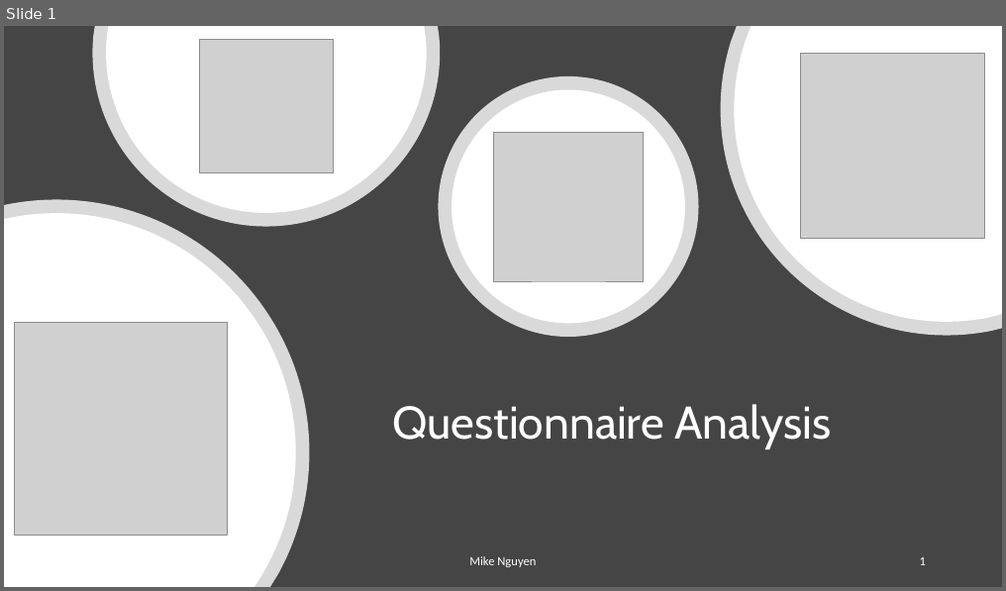
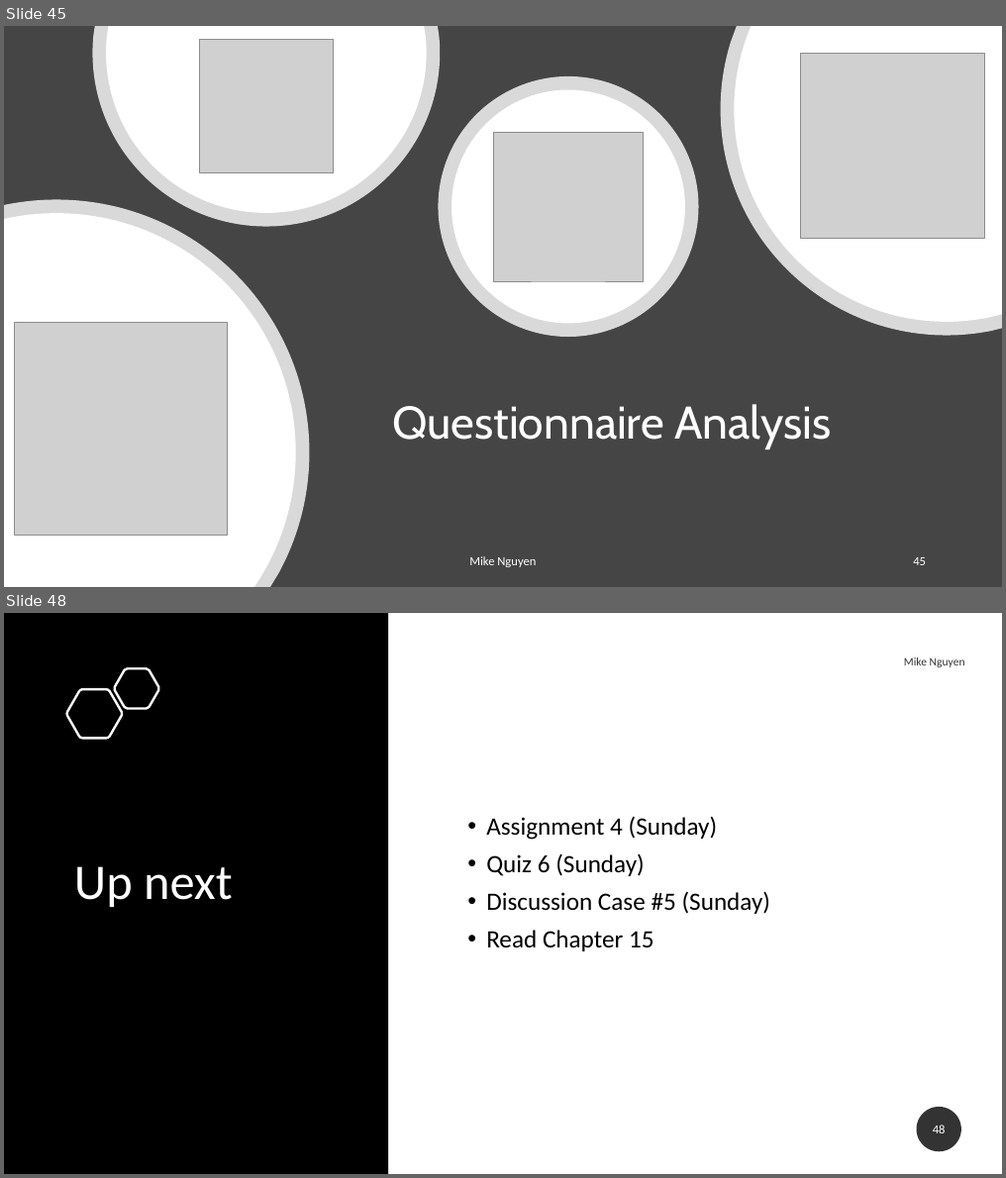
Before and after one commit to mikenguyen13/mar4050, a slide deck: lectures/6/2_Questionnaire Analysis.pptx. Shown one above the other, each under a label of ours: slide 1 before the commit, slides 45 and 48 after it; the slides between them are not shown. The pictures are 1006x591 and 1006x1178 pixels, drawn with LibreOffice and Linux fonts; fonts in the diff are those of the drawing; grey boxes stand for pictures. Boxes give left, top, right and bottom in pixels: in the first picture for what was removed or moved away, otherwise in the second. Text is boxed around its words. In the diff, an @@ line names an element or a change of style, - is before the commit and + after.

```diff
--- a/lectures/6/2_Questionnaire Analysis.pptx
+++ b/lectures/6/2_Questionnaire Analysis.pptx
@@ slide 48 added at [4,613,1002,1174], background #FFFFFF @@
@@ rectangle added at [4,613,388,1174], fill #000000 @@
@@ freeform shape added at [114,669,159,709], outline #FFFFFF 2.25 pt @@
@@ text added at [904,658,965,667], 11 pt, text #000000 at 80% opacity @@
+Mike Nguyen
@@ freeform shape added at [67,689,122,738], outline #FFFFFF 2.25 pt @@
@@ text added at [486,816,771,952], 24 pt, text #000000 @@
+• Assignment 4 (Sunday)
+• Quiz 6 (Sunday)
+• Discussion Case #5 (Sunday)
+• Read Chapter 15
@@ title added at [74,866,232,907], 48 pt, text #FFFFFF @@
+Up next
@@ page number added at [917,1107,961,1152], fill #000000 at 80% opacity, 12 pt, text #FFFFFF @@
+48
@@ what was slide 1 is now slide 45 @@
@@ page number at [913,558,926,566]: text changed @@
-1
+45
```
Also in this commit, not shown: 1 slide changed, 46 other slides added, 2 other files.
